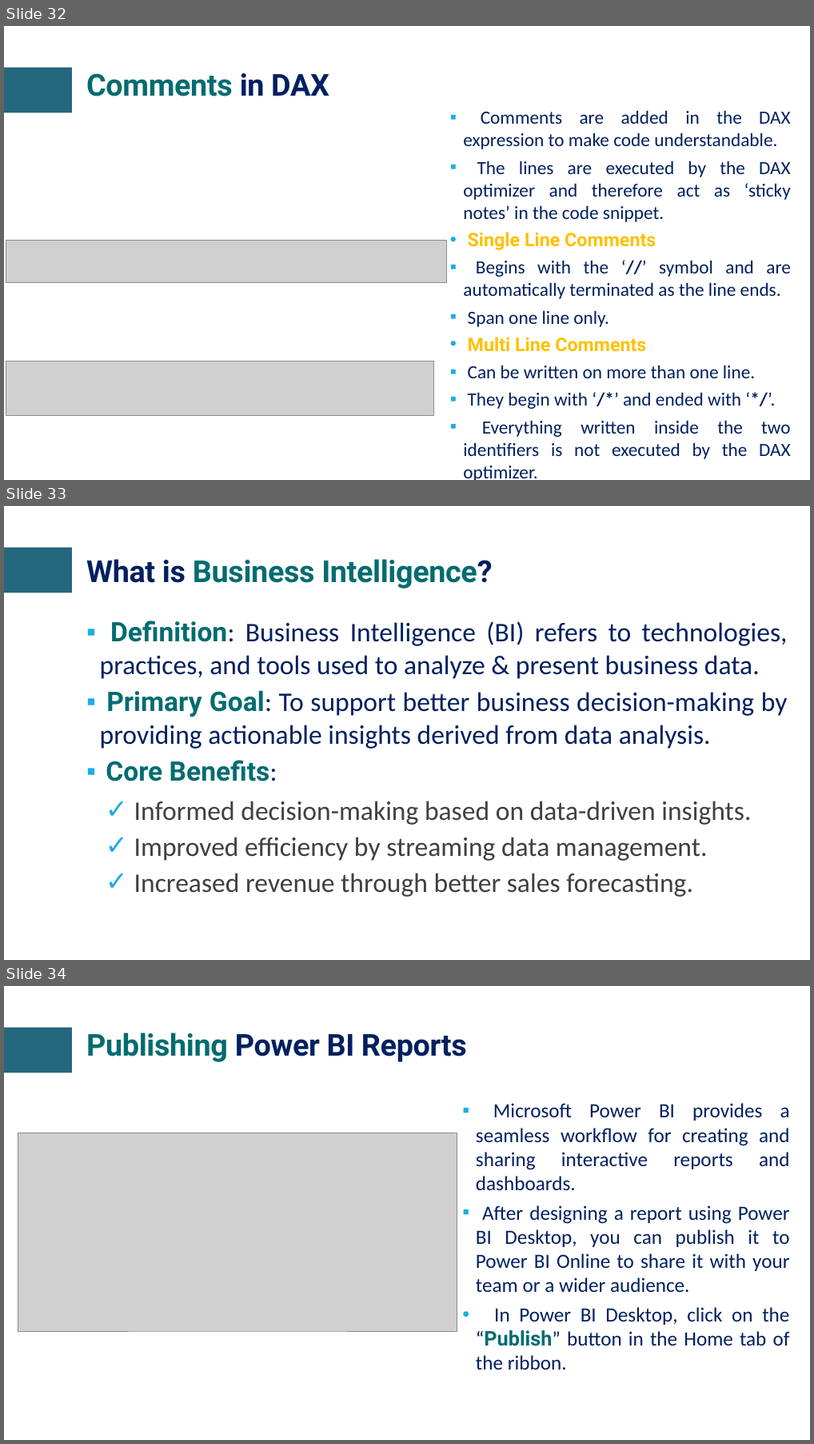
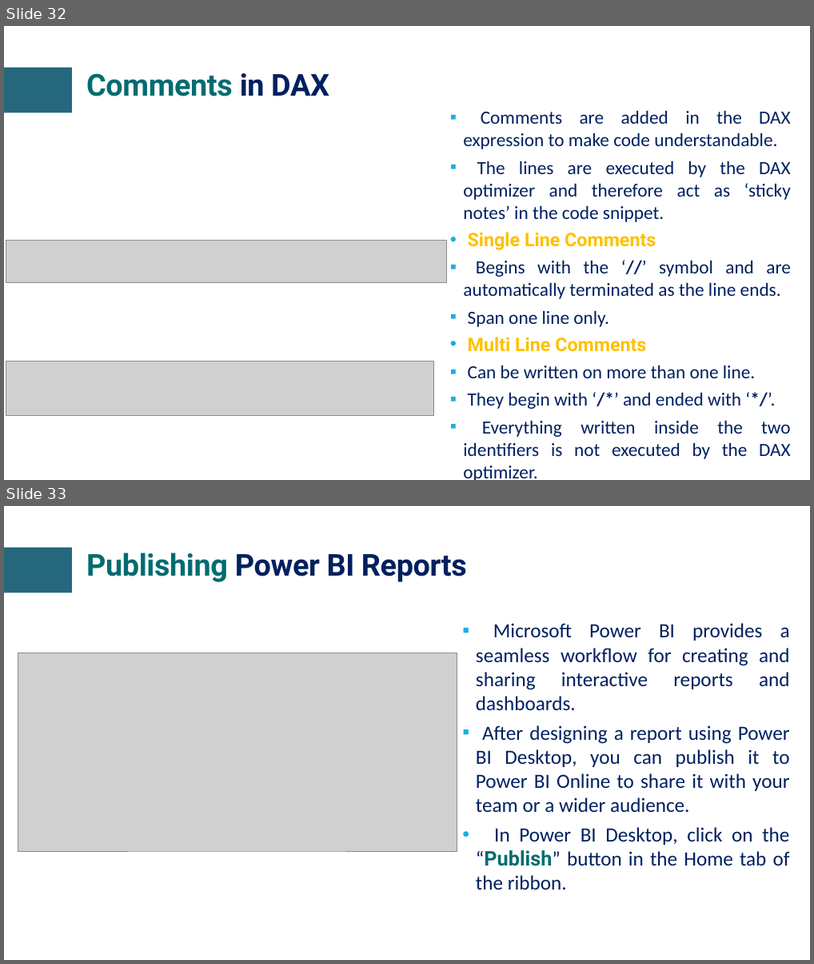
Before and after one commit to craftmulesoft/SharePoint, a slide deck: Day 20 - Power BI - Part II.pptx. Shown one above the other, each under a label of ours: slides 32, 33 and 34 before the commit, slides 32 and 33 after it. The pictures are 814x1444 and 814x964 pixels, drawn with LibreOffice and Linux fonts; fonts in the diff are those of the drawing; grey boxes stand for pictures; background and template pictures are left out. Boxes give left, top, right and bottom in pixels: in the first picture for what was removed or moved away, otherwise in the second. Text is boxed around its words. In the diff, an @@ line names an element or a change of style, - is before the commit and + after.

Commit message:
SharePoint Course Materials

```diff
--- a/Day 20 - Power BI - Part II.pptx
+++ b/Day 20 - Power BI - Part II.pptx
@@ slide 33 removed at (4,506,810,960), background #FFFFFF; not listed: 1 template element that a slide beside it also shows @@
@@ title removed at (86,559,492,588) @@
-What is Business Intelligence?
@@ text removed at (100,620,788,896) @@
-▪ Definition: Business Intelligence (BI) refers to technologies, practices, and tools used to analyze & present business data.
-▪ Primary Goal: To support better business decision-making by providing actionable insights derived from data analysis.
-▪ Core Benefits:
-    ✓ Informed decision-making based on data-driven insights.
-    ✓ Improved efficiency by streaming data management.
-    ✓ Increased revenue through better sales forecasting.
@@ what was slide 34 is now slide 33 @@
```
